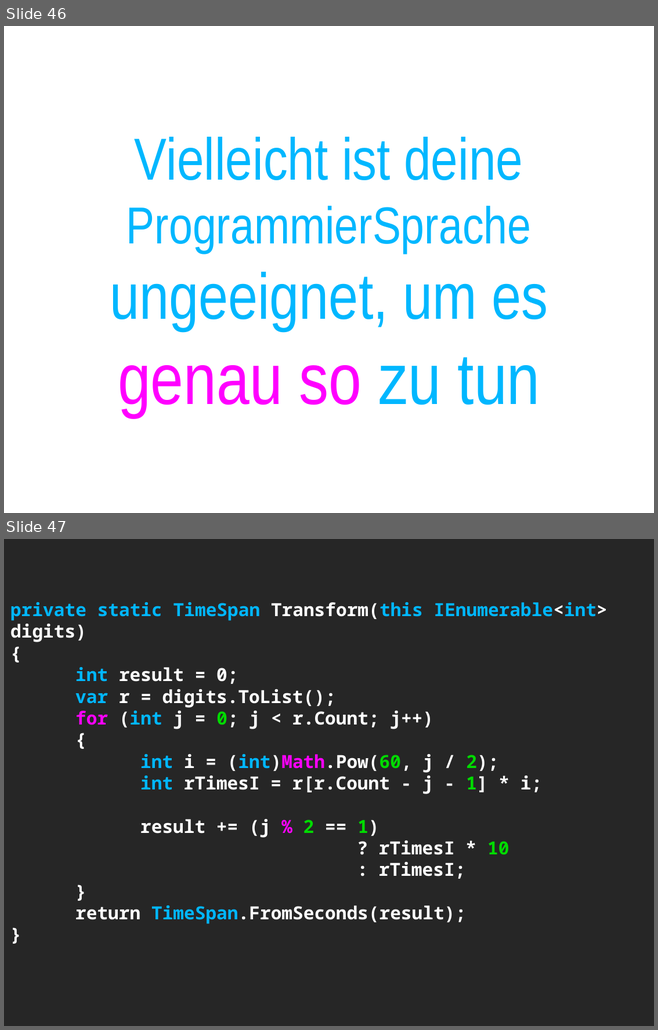
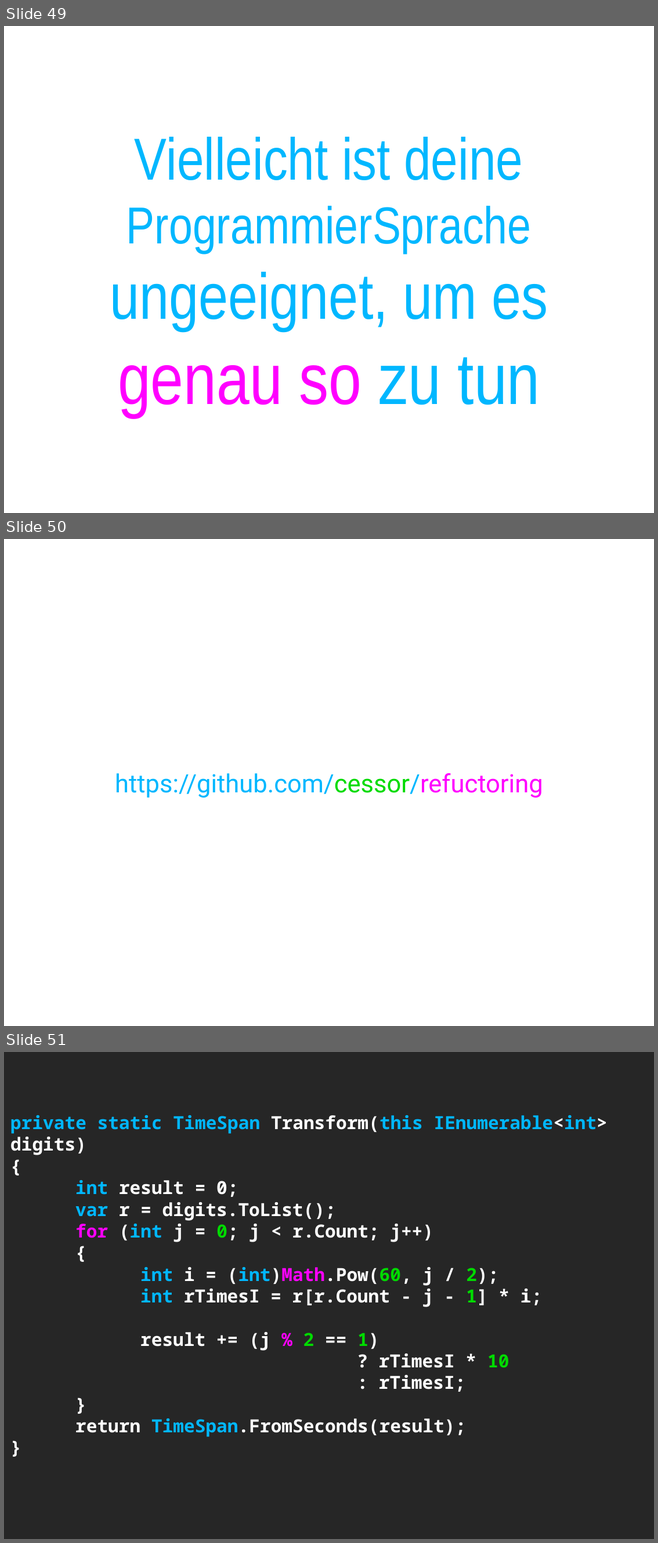
Before and after one commit to cessor/empathiccode, a slide deck: EmpathicCode.pptx. Shown one above the other, each under a label of ours: slides 46 and 47 before the commit, slides 49, 50 and 51 after it. The pictures are 658x1030 and 658x1543 pixels, drawn with LibreOffice and Linux fonts; fonts in the diff are those of the drawing. Boxes give left, top, right and bottom in pixels: in the first picture for what was removed or moved away, otherwise in the second. Text is boxed around its words. In the diff, an @@ line names an element or a change of style, - is before the commit and + after.

```diff
--- a/EmpathicCode.pptx
+++ b/EmpathicCode.pptx
@@ slide 50 added at <box>4,539,654,1026</box>, background #FFFFFF @@
@@ title added at <box>115,773,543,798</box>, 28 pt, text #00B7FF @@
+https://github.com/cessor/refuctoring
@@ what was slide 46 is now slide 49 @@
@@ what was slide 47 is now slide 51 @@
```
Also in this commit, not shown: 9 slides changed, 16 other slides added, 1 slide removed, 1 other file.
